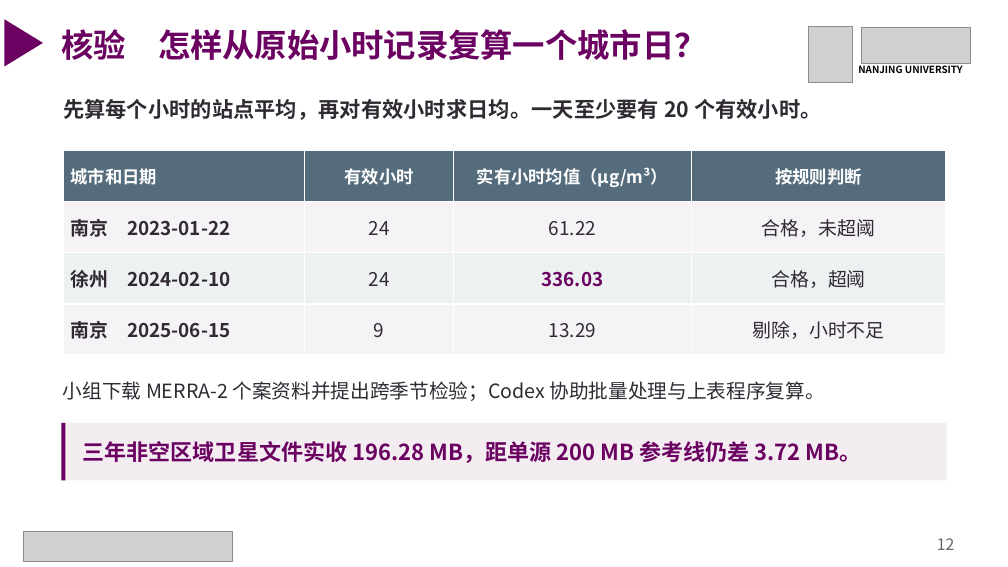
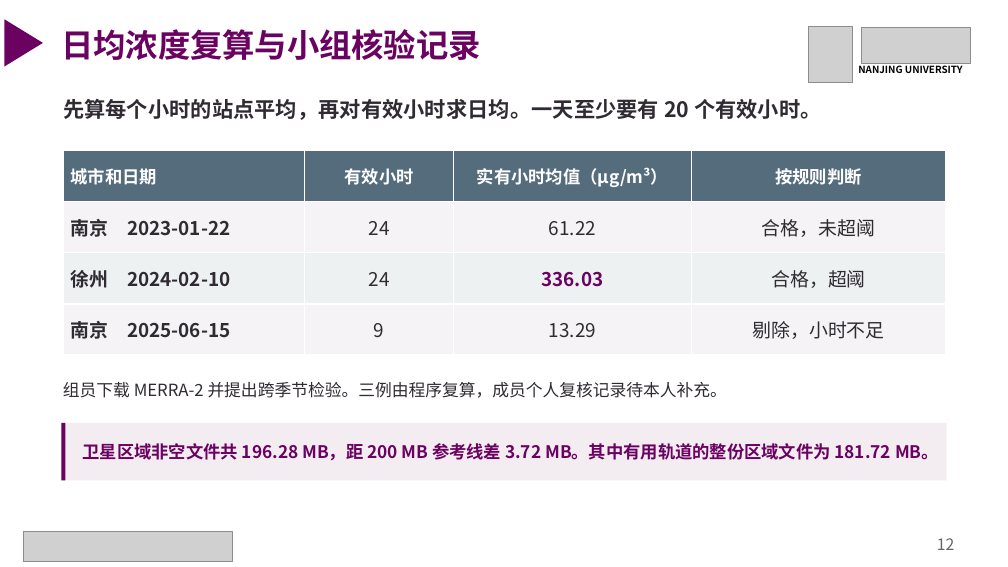
Before and after one commit to gxm-nju/china-air-pollution, a slide deck: slide 12 of docs/课堂展示.pptx. Drawn at 1008x567 pixels with LibreOffice and Linux fonts; fonts in the diff are those of the drawing; grey boxes stand for pictures. Boxes give left, top, right and bottom in pixels: in the first picture for what was removed or moved away, otherwise in the second. Text is boxed around its words. In the diff, an @@ line names an element or a change of style, - is before the commit and + after.

Commit message:
按修订版报告统一课堂展示研究问题、核验说明与发布材料

```diff
--- a/docs/课堂展示.pptx
+++ b/docs/课堂展示.pptx
@@ text at (61, 29, 480, 60): text changed @@
-核验 怎样从原始小时记录复算一个城市日？
+日均浓度复算与小组核验记录
@@ text at (63, 382, 728, 398): text changed; size 18.8 to 16 pt @@
-小组下载 MERRA-2 个案资料并提出跨季节检验；Codex 协助批量处理与上表程序复算。
+组员下载 MERRA-2 并提出跨季节检验。三例由程序复算，成员个人复核记录待本人补充。
@@ text at (83, 443, 939, 461): text changed; size 21 to 16.5 pt @@
-三年非空区域卫星文件实收 196.28 MB，距单源 200 MB 参考线仍差 3.72 MB。
+卫星区域非空文件共 196.28 MB，距 200 MB 参考线差 3.72 MB。其中有用轨道的整份区域文件为 181.72 MB。
```
Also in this commit, not shown: 11 other slides changed, 9 other files.
